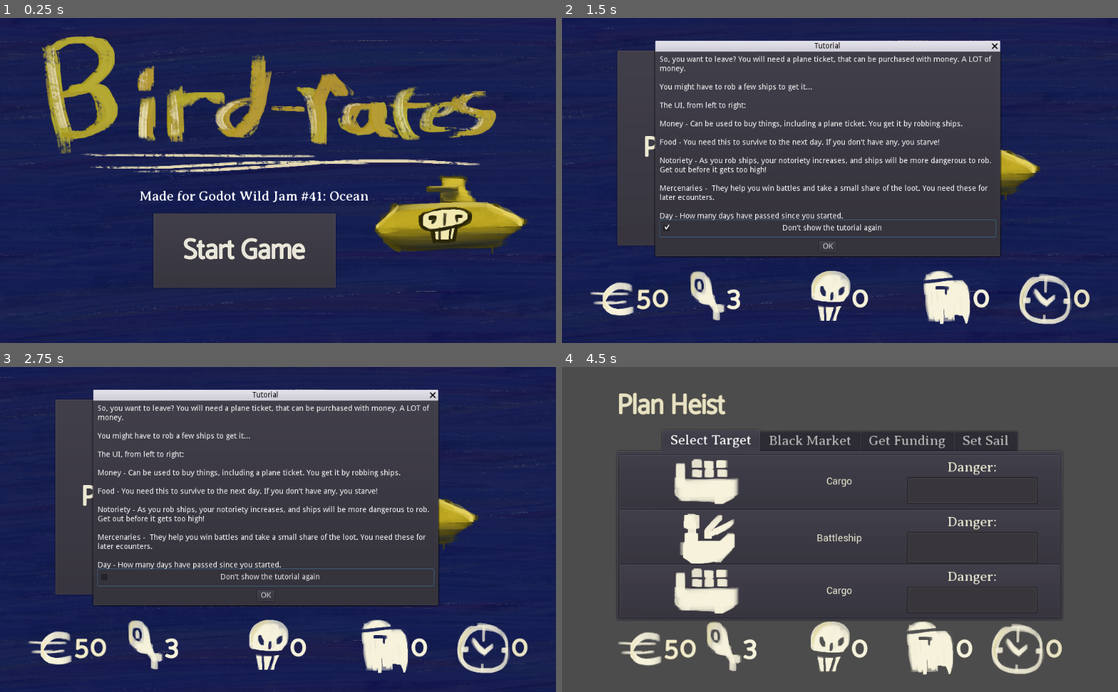
Above: before the commit, frames 1-4 (two rows, left to right).
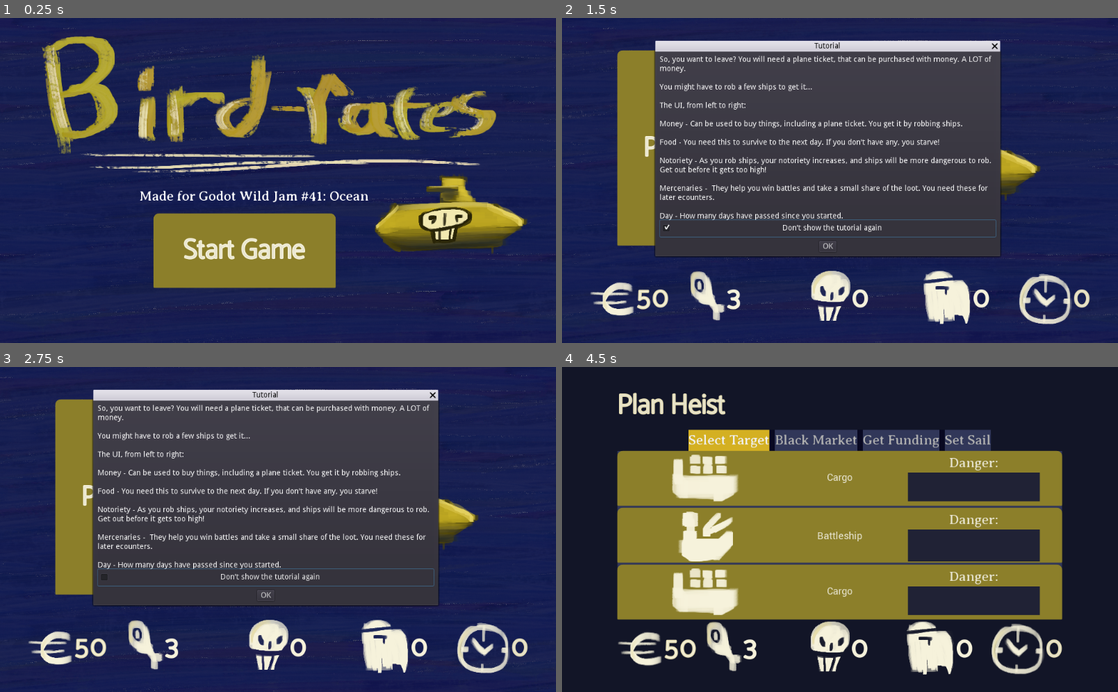
Above: after the commit, the same moments.

Repository: maksutheam/Bird-rates
Game: Godot game, scene res://MainMenu.tscn
The game is run twice, just before and just after one commit, with the same random seed, the same clock (stepped at 60 frames per second) and the same inputs. The engine's default icon, where the game draws it, is replaced by a stand-in: a white triangle on a blue panel in a dark square.
Inputs:
- Up to frame 1 (0.25 s): no input
- Up to frame 2 (1.5 s): click "Start Game" at 0.5 s; click "Don't show the tutorial again" at 1.25 s
- Up to frame 3 (2.75 s): click "Don't show the tutorial again" at 2 s
- Up to frame 4 (4.5 s): click "Don't show the tutorial again" at 2.75 s; click "OK" at 3.5 s; click "Plan Heist" at 4.25 s

The runs differ from the first frame. In frame 1, 7.0% of the frame differs, in the area x 27-61%, y 60-84%; in frame 2, 4.1%; in frame 3, 4.1%; in frame 4, 88%, in the area x 0-100%, y 0-100%.

Commit message:
more things

Diff:
--- a/Ocean/HeistPlan.tscn
+++ b/Ocean/HeistPlan.tscn
@@ -23,6 +23,14 @@
 
 [node name="CanvasLayer" type="CanvasLayer" parent="."]
 
+[node name="ColorRect" type="ColorRect" parent="CanvasLayer"]
+anchor_right = 1.0
+anchor_bottom = 1.0
+color = Color( 0.0705882, 0.0823529, 0.152941, 1 )
+__meta__ = {
+"_edit_use_anchors_": false
+}
+
 [node name="VBoxContainer" type="VBoxContainer" parent="CanvasLayer"]
 anchor_left = 0.1
 anchor_top = 0.05
@@ -52,64 +60,63 @@
 }
 
 [node name="Select Target" type="VBoxContainer" parent="CanvasLayer/VBoxContainer/Control"]
-anchor_right = 1.0
-anchor_bottom = 1.0
-margin_left = 4.0
-margin_top = 47.0
-margin_right = -4.0
-margin_bottom = -4.0
+visible = false
+anchor_right = 1.0
+anchor_bottom = 1.0
+margin_top = 39.0
 script = ExtResource( 7 )
 button_group = ExtResource( 9 )
 
 [node name="TargetButton" parent="CanvasLayer/VBoxContainer/Control/Select Target" instance=ExtResource( 1 )]
-margin_bottom = 97.0
+margin_right = 819.0
+margin_bottom = 101.0
 group = ExtResource( 9 )
 
 [node name="TargetButton2" parent="CanvasLayer/VBoxContainer/Control/Select Target" instance=ExtResource( 1 )]
-margin_top = 101.0
-margin_bottom = 198.0
+margin_top = 105.0
+margin_right = 819.0
+margin_bottom = 206.0
 group = ExtResource( 9 )
 
 [node name="TargetButton3" parent="CanvasLayer/VBoxContainer/Control/Select Target" instance=ExtResource( 1 )]
-margin_top = 202.0
-margin_bottom = 299.0
+margin_top = 210.0
+margin_right = 819.0
+margin_bottom = 311.0
 group = ExtResource( 9 )
 
 [node name="Black Market" type="HBoxContainer" parent="CanvasLayer/VBoxContainer/Control"]
 visible = false
 anchor_right = 1.0
 anchor_bottom = 1.0
-margin_left = 4.0
-margin_top = 47.0
-margin_right = -4.0
-margin_bottom = -4.0
+margin_top = 39.0
 theme = ExtResource( 2 )
 script = ExtResource( 11 )
 
 [node name="NormalItems" type="HBoxContainer" parent="CanvasLayer/VBoxContainer/Control/Black Market"]
-margin_right = 811.0
-margin_bottom = 299.0
+margin_right = 819.0
+margin_bottom = 311.0
 size_flags_horizontal = 3
 
 [node name="Gunman" parent="CanvasLayer/VBoxContainer/Control/Black Market/NormalItems" instance=ExtResource( 10 )]
-margin_right = 267.0
-margin_bottom = 299.0
+margin_right = 270.0
+margin_bottom = 311.0
 item = "Mercenary"
 description = "Helps you win battles. Takes a small portion of the loot if you win."
 price = 10
 icon = ExtResource( 13 )
 
 [node name="Food" parent="CanvasLayer/VBoxContainer/Control/Black Market/NormalItems" instance=ExtResource( 10 )]
-margin_left = 271.0
-margin_right = 539.0
-margin_bottom = 299.0
+margin_left = 274.0
+margin_right = 544.0
+margin_bottom = 311.0
 item = "Food"
 description = "1 Spent each day per person (you + your mercenaries). If you don't have any, you starve!"
 price = 1
 
 [node name="Exit" parent="CanvasLayer/VBoxContainer/Control/Black Market/NormalItems" instance=ExtResource( 10 )]
-margin_left = 543.0
-margin_bottom = 299.0
+margin_left = 548.0
+margin_right = 819.0
+margin_bottom = 311.0
 item = "Plane Ticket"
 description = "Buy this to end the game!"
 price = 90
@@ -142,20 +149,20 @@
 
 [node name="Get Funding" parent="CanvasLayer/VBoxContainer/Control" instance=ExtResource( 8 )]
 visible = false
+margin_left = 0.0
+margin_top = 39.0
+margin_right = 0.0
+margin_bottom = 0.0
 
 [node name="Set Sail" type="VBoxContainer" parent="CanvasLayer/VBoxContainer/Control"]
-visible = false
-anchor_right = 1.0
-anchor_bottom = 1.0
-margin_left = 4.0
-margin_top = 47.0
-margin_right = -4.0
-margin_bottom = -4.0
+anchor_right = 1.0
+anchor_bottom = 1.0
+margin_top = 39.0
 script = ExtResource( 12 )
 sea = ExtResource( 5 )
 
 [node name="Label" type="Label" parent="CanvasLayer/VBoxContainer/Control/Set Sail"]
-margin_right = 811.0
+margin_right = 819.0
 margin_bottom = 29.0
 custom_fonts/font = ExtResource( 4 )
 text = "Overview"
@@ -163,8 +170,8 @@
 
 [node name="Target" type="Panel" parent="CanvasLayer/VBoxContainer/Control/Set Sail"]
 margin_top = 33.0
-margin_right = 811.0
-margin_bottom = 164.0
+margin_right = 819.0
+margin_bottom = 170.0
 size_flags_vertical = 3
 
 [node name="HBoxContainer" type="HBoxContainer" parent="CanvasLayer/VBoxContainer/Control/Set Sail/Target"]
@@ -175,28 +182,29 @@
 }
 
 [node name="Label" type="Label" parent="CanvasLayer/VBoxContainer/Control/Set Sail/Target/HBoxContainer"]
-margin_top = 45.0
+margin_top = 48.0
 margin_right = 197.0
-margin_bottom = 85.0
+margin_bottom = 88.0
 text = "Selected Target:"
 
 [node name="TargetButton" parent="CanvasLayer/VBoxContainer/Control/Set Sail/Target/HBoxContainer" instance=ExtResource( 1 )]
 margin_left = 201.0
-margin_bottom = 131.0
+margin_right = 819.0
+margin_bottom = 137.0
 size_flags_horizontal = 3
 disabled = true
 group = SubResource( 1 )
 show_current_target = true
 
 [node name="Info" type="HBoxContainer" parent="CanvasLayer/VBoxContainer/Control/Set Sail"]
-margin_top = 168.0
-margin_right = 811.0
-margin_bottom = 299.0
+margin_top = 174.0
+margin_right = 819.0
+margin_bottom = 311.0
 size_flags_vertical = 3
 
 [node name="Go" type="Button" parent="CanvasLayer/VBoxContainer/Control/Set Sail/Info"]
-margin_right = 811.0
-margin_bottom = 131.0
+margin_right = 819.0
+margin_bottom = 137.0
 size_flags_horizontal = 3
 custom_fonts/font = ExtResource( 3 )
 text = "Go (-10€ and +1 day)"
--- a/Ocean/MainMenu.tscn
+++ b/Ocean/MainMenu.tscn
@@ -7,6 +7,7 @@
 [ext_resource path="res://SeaBG.gd" type="Script" id=5]
 [ext_resource path="res://Art/TitleScreen/Logo.PNG" type="Texture" id=6]
 [ext_resource path="res://Art/Boats/SubSmall.PNG" type="Texture" id=7]
+[ext_resource path="res://cool_theme.tres" type="Theme" id=8]
 
 [node name="MainMenu" type="Node2D"]
 script = ExtResource( 1 )
@@ -25,6 +26,7 @@
 margin_top = 361.0
 margin_right = 618.0
 margin_bottom = 498.0
+theme = ExtResource( 8 )
 custom_fonts/font = ExtResource( 2 )
 text = "Start Game"
 __meta__ = {
--- a/Ocean/ResultsScreen.tscn
+++ b/Ocean/ResultsScreen.tscn
@@ -11,6 +11,14 @@
 
 [node name="CanvasLayer" type="CanvasLayer" parent="."]
 
+[node name="ColorRect" type="ColorRect" parent="CanvasLayer"]
+anchor_right = 1.0
+anchor_bottom = 1.0
+color = Color( 0.0431373, 0.0431373, 0.105882, 1 )
+__meta__ = {
+"_edit_use_anchors_": false
+}
+
 [node name="ResultsUI" type="VBoxContainer" parent="CanvasLayer"]
 anchor_left = 0.1
 anchor_right = 0.9
@@ -43,7 +51,7 @@
 [node name="Results" type="Panel" parent="CanvasLayer/ResultsUI"]
 margin_top = 86.0
 margin_right = 819.0
-margin_bottom = 448.0
+margin_bottom = 454.0
 size_flags_vertical = 3
 
 [node name="Info" type="VBoxContainer" parent="CanvasLayer/ResultsUI/Results"]
@@ -56,28 +64,28 @@
 
 [node name="Gains" type="VBoxContainer" parent="CanvasLayer/ResultsUI/Results/Info"]
 margin_right = 737.0
-margin_bottom = 74.0
+margin_bottom = 77.0
 size_flags_horizontal = 3
 size_flags_vertical = 3
 
 [node name="Loot" type="HBoxContainer" parent="CanvasLayer/ResultsUI/Results/Info/Gains"]
 margin_right = 737.0
-margin_bottom = 74.0
+margin_bottom = 77.0
 size_flags_vertical = 3
 
 [node name="Label" type="Label" parent="CanvasLayer/ResultsUI/Results/Info/Gains/Loot"]
-margin_top = 22.0
+margin_top = 24.0
 margin_right = 243.0
-margin_bottom = 51.0
+margin_bottom = 53.0
 size_flags_horizontal = 3
 custom_fonts/font = ExtResource( 3 )
 text = "Loot gained:"
 
 [node name="Amount" type="Label" parent="CanvasLayer/ResultsUI/Results/Info/Gains/Loot"]
 margin_left = 247.0
-margin_top = 22.0
+margin_top = 24.0
 margin_right = 490.0
-margin_bottom = 51.0
+margin_bottom = 53.0
 size_flags_horizontal = 3
 custom_fonts/font = ExtResource( 3 )
 text = "30"
@@ -85,17 +93,17 @@
 
 [node name="Suffix" type="Label" parent="CanvasLayer/ResultsUI/Results/Info/Gains/Loot"]
 margin_left = 494.0
-margin_top = 22.0
-margin_right = 737.0
-margin_bottom = 51.0
+margin_top = 24.0
+margin_right = 737.0
+margin_bottom = 53.0
 size_flags_horizontal = 3
 custom_fonts/font = ExtResource( 3 )
 text = "0€"
 
 [node name="Costs" type="VBoxContainer" parent="CanvasLayer/ResultsUI/Results/Info"]
-margin_top = 78.0
-margin_right = 737.0
-margin_bottom = 153.0
+margin_top = 81.0
+margin_right = 737.0
+margin_bottom = 159.0
 size_flags_horizontal = 3
 size_flags_vertical = 3
 
@@ -191,9 +199,9 @@
 text = "0€"
 
 [node name="Profit" type="VBoxContainer" parent="CanvasLayer/ResultsUI/Results/Info"]
-margin_top = 157.0
-margin_right = 737.0
-margin_bottom = 325.0
+margin_top = 163.0
+margin_right = 737.0
+margin_bottom = 331.0
 size_flags_horizontal = 3
 size_flags_vertical = 3
 
@@ -251,7 +259,7 @@
 valign = 1
 
 [node name="ContinueButton" type="Button" parent="CanvasLayer/ResultsUI"]
-margin_top = 452.0
+margin_top = 458.0
 margin_right = 819.0
 margin_bottom = 540.0
 custom_fonts/font = ExtResource( 2 )
--- a/Ocean/Sea.tscn
+++ b/Ocean/Sea.tscn
@@ -212,7 +212,7 @@
 [node name="Buttons" type="VBoxContainer" parent="SeaUI/BattleScreen"]
 margin_top = 397.0
 margin_right = 905.0
-margin_bottom = 537.0
+margin_bottom = 525.0
 size_flags_horizontal = 3
 theme = ExtResource( 6 )
 alignment = 1
@@ -259,14 +259,14 @@
 [node name="FightButton" type="Button" parent="SeaUI/BattleScreen/Buttons"]
 margin_top = 86.0
 margin_right = 905.0
-margin_bottom = 111.0
+margin_bottom = 105.0
 size_flags_vertical = 3
 text = "Fight"
 
 [node name="NegotiateButton" type="Button" parent="SeaUI/BattleScreen/Buttons"]
-margin_top = 115.0
-margin_right = 905.0
-margin_bottom = 140.0
+margin_top = 109.0
+margin_right = 905.0
+margin_bottom = 128.0
 size_flags_vertical = 3
 text = "Negotiate"
 
--- a/Ocean/cool_theme.tres
+++ b/Ocean/cool_theme.tres
@@ -7,15 +7,63 @@
 [sub_resource type="DynamicFont" id=1]
 font_data = ExtResource( 1 )
 
+[sub_resource type="StyleBoxFlat" id=3]
+bg_color = Color( 0.309804, 0.298039, 0.231373, 1 )
+
+[sub_resource type="StyleBoxFlat" id=4]
+bg_color = Color( 0.870588, 0.780392, 0.219608, 1 )
+
+[sub_resource type="StyleBoxFlat" id=5]
+bg_color = Color( 0.54902, 0.498039, 0.164706, 1 )
+corner_radius_top_left = 10
+corner_radius_top_right = 10
+corner_radius_bottom_right = 2
+corner_radius_bottom_left = 2
+
+[sub_resource type="StyleBoxFlat" id=6]
+bg_color = Color( 0.160784, 0.168627, 0.027451, 1 )
+
 [sub_resource type="DynamicFont" id=2]
 size = 30
 font_data = ExtResource( 2 )
+
+[sub_resource type="StyleBoxFlat" id=10]
+bg_color = Color( 0.129412, 0.145098, 0.231373, 1 )
+
+[sub_resource type="StyleBoxFlat" id=11]
+bg_color = Color( 0.12549, 0.133333, 0.207843, 1 )
+
+[sub_resource type="StyleBoxFlat" id=12]
+bg_color = Color( 0.94902, 0.933333, 0.843137, 1 )
+corner_radius_top_right = 10
+corner_radius_bottom_right = 10
+
+[sub_resource type="StyleBoxFlat" id=7]
+bg_color = Color( 0.192157, 0.215686, 0.34902, 1 )
+
+[sub_resource type="StyleBoxFlat" id=8]
+bg_color = Color( 0.192157, 0.215686, 0.34902, 1 )
+border_width_left = 10
+border_color = Color( 0.0313726, 0.0313726, 0.129412, 1 )
+
+[sub_resource type="StyleBoxFlat" id=9]
+bg_color = Color( 0.831373, 0.690196, 0.133333, 1 )
 
 [resource]
 default_font = ExtResource( 3 )
 Button/colors/font_color = Color( 0.905882, 0.894118, 0.811765, 1 )
 Button/fonts/font = SubResource( 1 )
+Button/styles/disabled = SubResource( 3 )
+Button/styles/hover = SubResource( 4 )
+Button/styles/normal = SubResource( 5 )
+Button/styles/pressed = SubResource( 6 )
 Label/colors/font_color = Color( 0.905882, 0.894118, 0.811765, 1 )
 Label/colors/font_outline_modulate = Color( 0.937255, 0.921569, 0.835294, 1 )
 Label/fonts/font = SubResource( 2 )
+Panel/styles/panel = SubResource( 10 )
+ProgressBar/styles/bg = SubResource( 11 )
+ProgressBar/styles/fg = SubResource( 12 )
 TabContainer/fonts/font = ExtResource( 3 )
+TabContainer/styles/panel = SubResource( 7 )
+TabContainer/styles/tab_bg = SubResource( 8 )
+TabContainer/styles/tab_fg = SubResource( 9 )
Not shown: 1 places in Ocean/MainMenu.tscn that only renumber resources
Not shown: 1 places in Ocean/cool_theme.tres that only renumber resources
